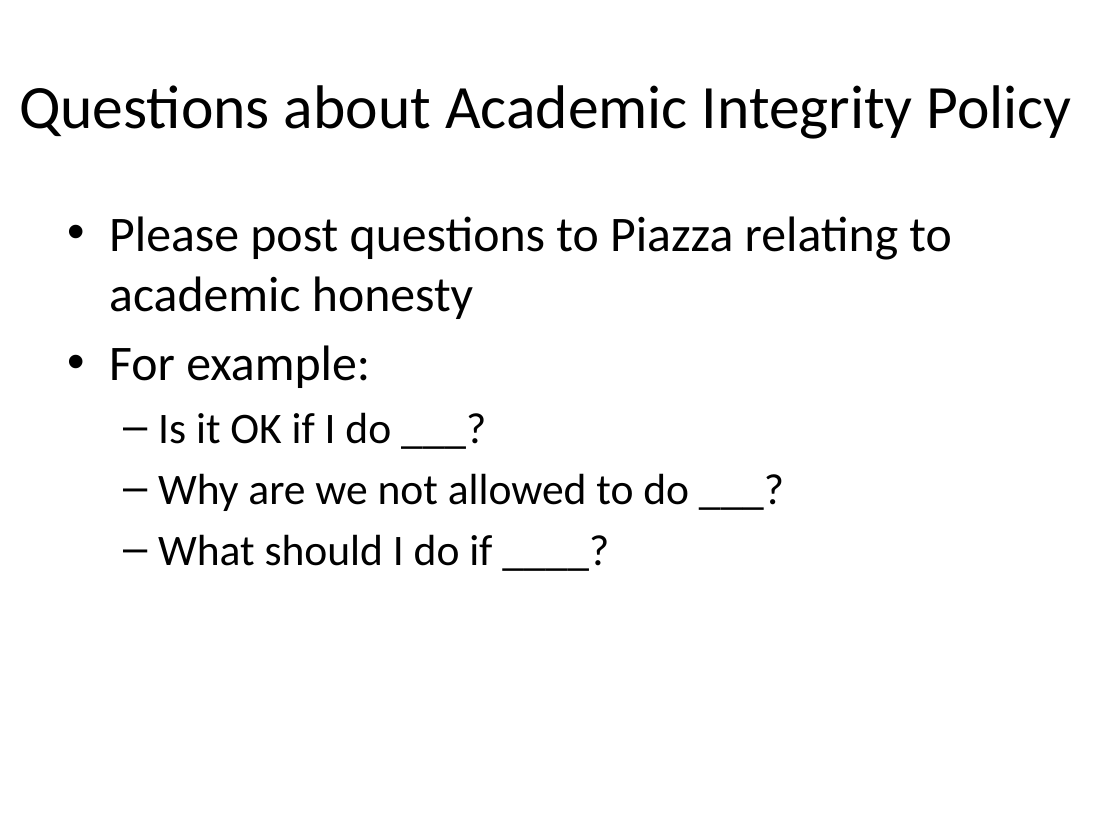
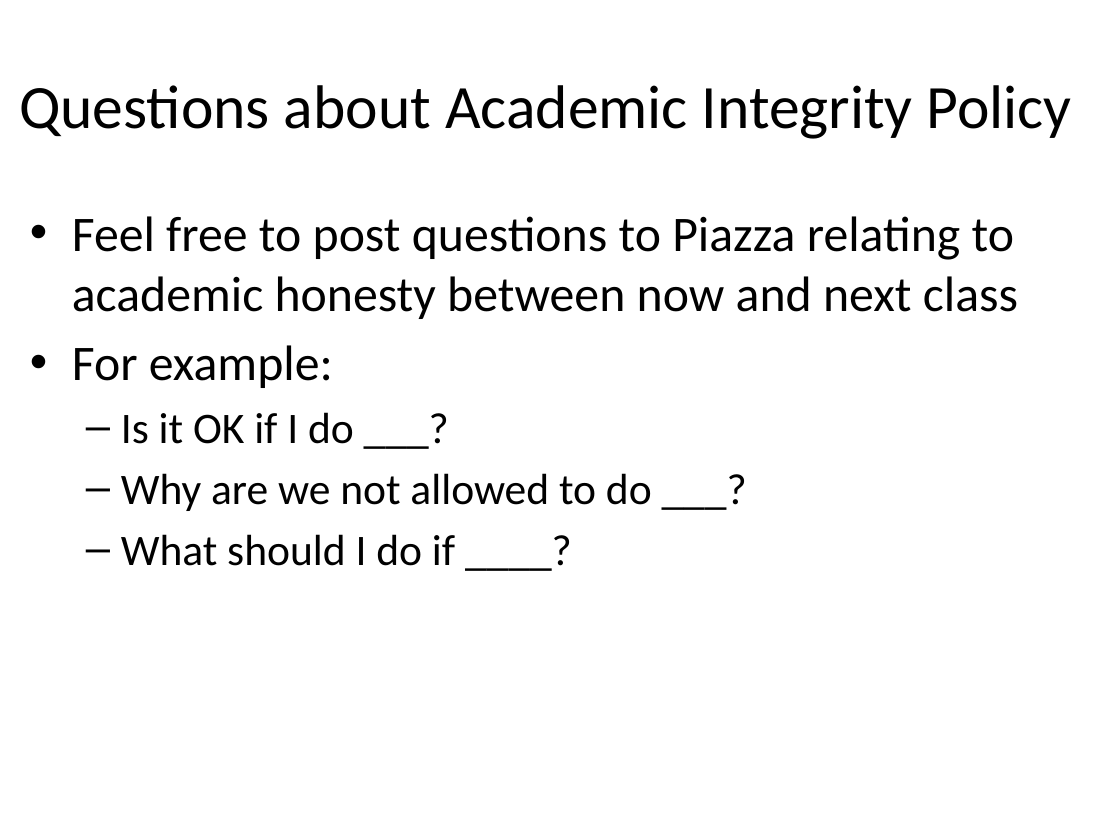
Before and after one commit to RHIT-CSSE/csse220, a slide deck: slide 9 of ClassMaterials/2DArraysAndMaps/Slides/2D Arrays and Maps.pptx. Drawn at 1120x840 pixels with LibreOffice and Linux fonts; fonts in the diff are those of the drawing. Boxes give left, top, right and bottom in pixels: in the first picture for what was removed or moved away, otherwise in the second. Text is boxed around its words. In the diff, an @@ line names an element or a change of style, - is before the commit and + after.

```diff
--- a/ClassMaterials/2DArraysAndMaps/Slides/2D Arrays and Maps.pptx
+++ b/ClassMaterials/2DArraysAndMaps/Slides/2D Arrays and Maps.pptx
@@ text "Feel free to post questions ..." moved from (x1=109, y1=216, x2=951, y2=566) to (x1=72, y1=216, x2=1018, y2=566) @@
@@ text at (x1=72, y1=216, x2=1018, y2=319): text changed @@
-• Please post questions to Piazza relating to academic honesty
+• Feel free to post questions to Piazza relating to academic honesty between now and next class
```
Also in this commit, not shown: 2 other slides changed, 4 slides added, 1 slide removed.
